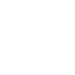
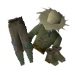
Layered file, before and after one edit (75 x 75). Changes by layer:
added layer "Layer 26" above "Layer 24" over [46, 44, 66, 66]
added layer "Layer 24" above "Layer 25" over [35, 6, 71, 34]
added layer "Layer 25" above "Layer 23" over [7, 16, 35, 66]
added layer "Layer 23" above "Layer 22" over [20, 23, 63, 64]
